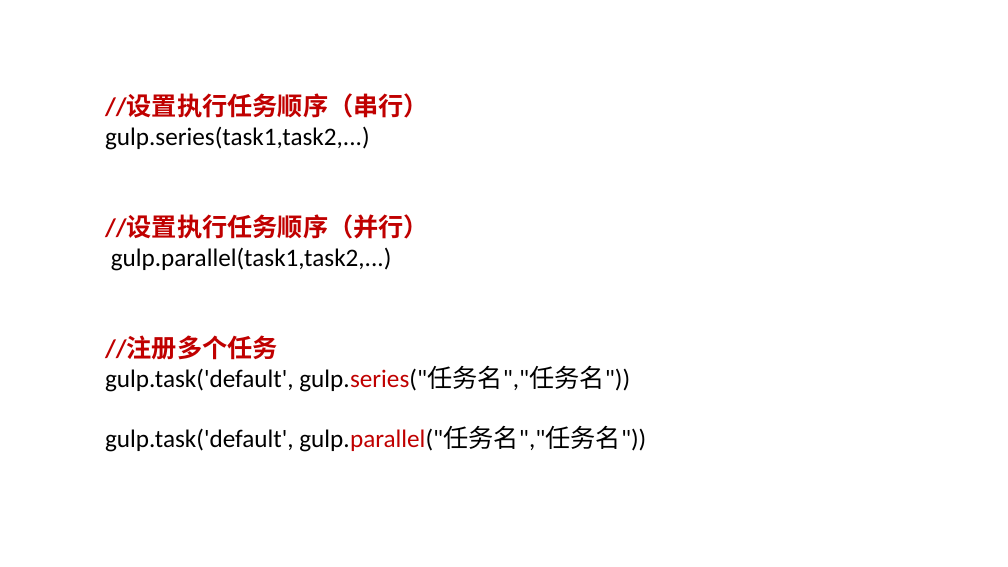
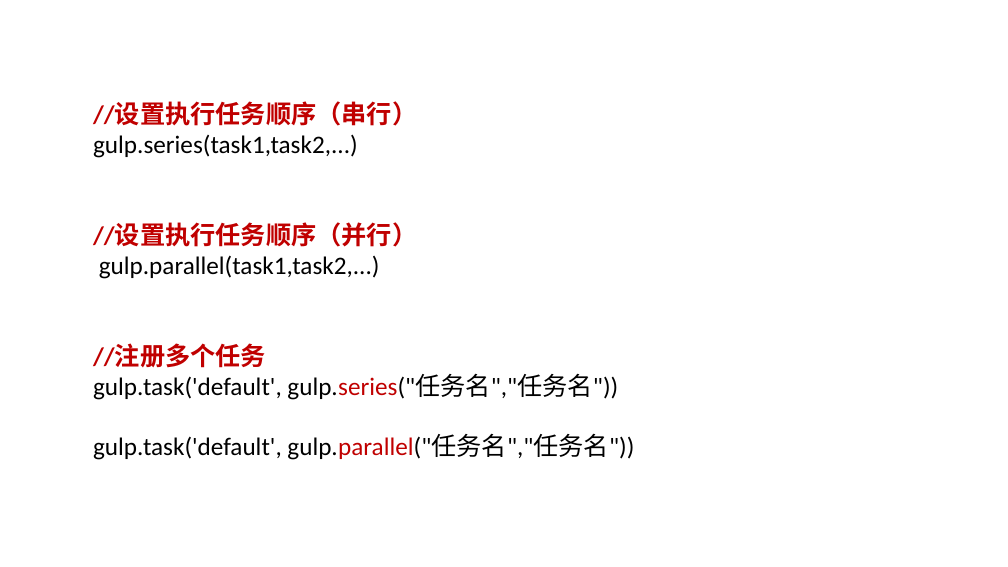
Before and after one commit to JSFFZL/Courseware-PPT, a slide deck: slide 14 of gulp.pptx. Drawn at 1008x567 pixels with LibreOffice and Linux fonts; fonts in the diff are those of the drawing; background and template pictures are left out. Boxes give left, top, right and bottom in pixels: in the first picture for what was removed or moved away, otherwise in the second. Text is boxed around its words. In the diff, an @@ line names an element or a change of style, - is before the commit and + after.

```diff
--- a/gulp.pptx
+++ b/gulp.pptx
@@ text "//设置执行任务顺序（串行）": place and size @@
-text "//设置执行任务顺序（串行）" at (105, 94, 646, 452)
+text "//设置执行任务顺序（串行）" at (93, 102, 634, 460)
```
Also in this commit, not shown: 1 other slide changed, 1 slide added, 1 slide removed, 3 other files.
